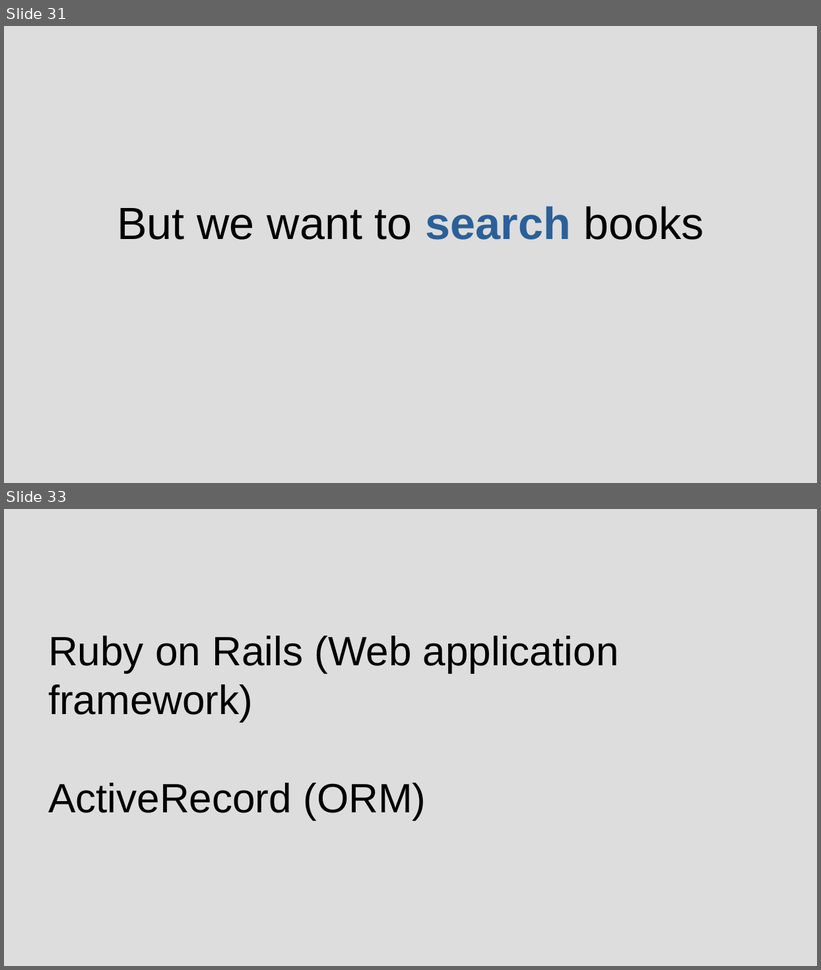
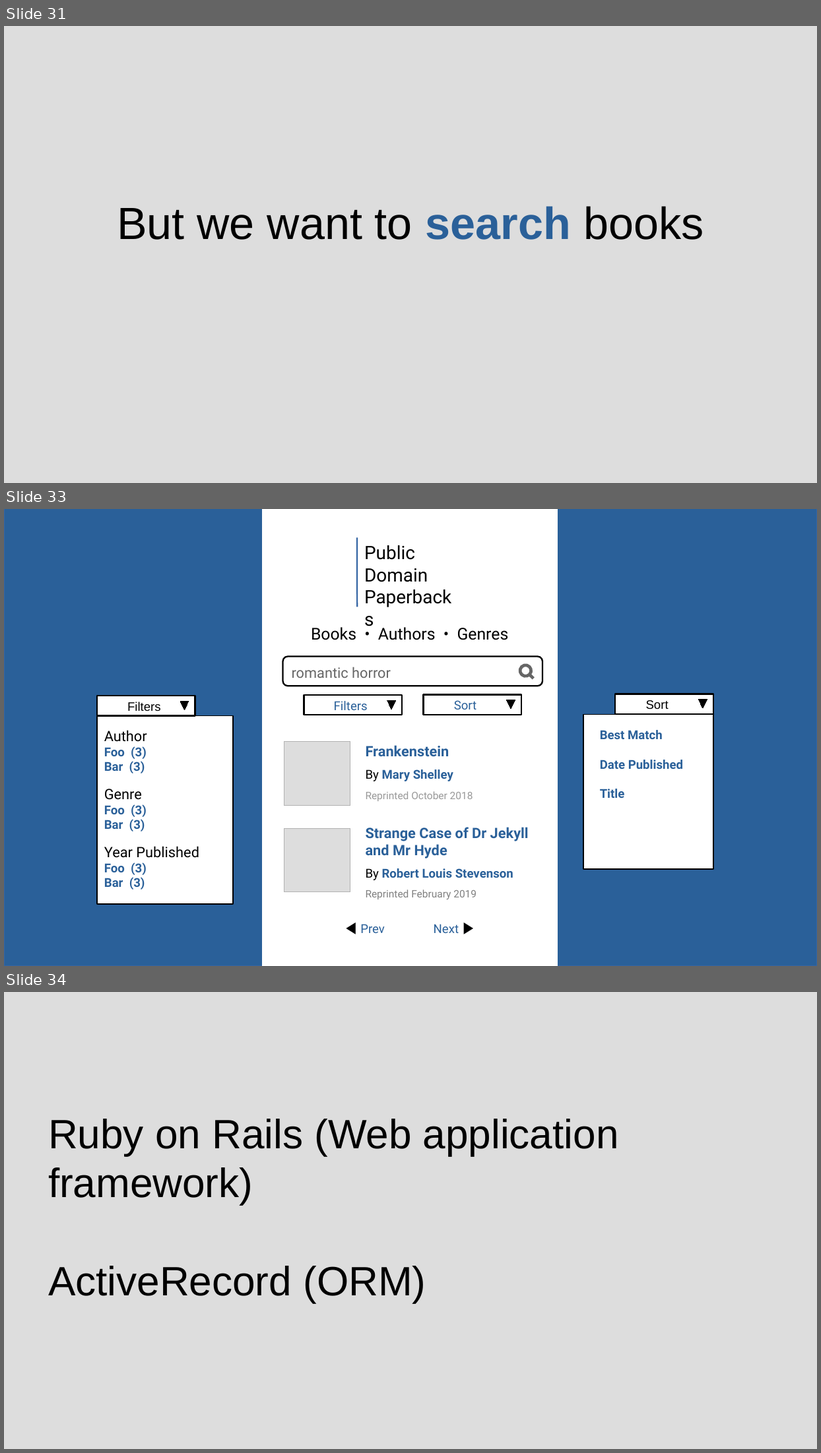
Before and after one commit to chriscressman/architecting-a-search-feature, a slide deck: presentation.odp. Shown one above the other, each under a label of ours: slides 31 and 33 before the commit, slides 31, 33 and 34 after it; the slides between them are not shown. The pictures are 821x970 and 821x1453 pixels, drawn with LibreOffice and Linux fonts; fonts in the diff are those of the drawing. Boxes give left, top, right and bottom in pixels: in the first picture for what was removed or moved away, otherwise in the second. Text is boxed around its words. In the diff, an @@ line names an element or a change of style, - is before the commit and + after.

Commit message:
update presentation slides

```diff
--- a/presentation.odp
+++ b/presentation.odp
@@ slide 33 added at [4,509,817,966], background #DDDDDD @@
@@ rectangle added at [4,509,817,966], fill #2A6099, outline #3465A4 0 pt @@
@@ rectangle added at [262,509,557,966], fill #FFFFFF, outline #FFFFFF 0 pt @@
@@ line added from (358, 538) to (358, 607), #3465A4 1.45 pt @@
@@ text added at [364,545,428,582], 18 pt, text #000000 @@
+Public
+Domain
+Paperbacks
@@ text added at [311,627,509,640], 16 pt, text #000000 @@
+Books • Authors • Genres
@@ rounded rectangle added at [283,657,543,686], fill #FFFFFF, outline #000000 1.5 pt @@
@@ text added at [292,667,391,678], 14 pt, text #666666 @@
+romantic horror
@@ ellipse added at [518,663,534,679], fill #FFFFFF, outline #666666 3 pt @@
@@ line added from (529, 675) to (534, 679), #666666 3 pt @@
@@ rectangle added at [304,695,403,715], fill #FFFFFF, outline #000000 1.45 pt @@
@@ text added at [334,701,368,710], 12 pt, text #2A6099 @@
+Filters
@@ triangle added at [387,701,396,710], fill #000000, outline #000000 0 pt @@
@@ rectangle added at [423,695,521,715], fill #FFFFFF, outline #000000 1.45 pt @@
@@ text added at [454,700,477,710], 12 pt, text #2A6099 @@
+Sort
@@ triangle added at [506,700,515,709], fill #000000, outline #000000 0 pt @@
@@ rectangle added at [284,742,350,805], fill #DDDDDD, outline #B2B2B2 0 pt @@
@@ text added at [366,745,453,782], 10 pt, text #2A6099, bold @@
+Frankenstein
+By Mary Shelley
+Reprinted October 2018
@@ group added at [583,694,714,870]: 2 rectangles, 2 texts, 1 triangle @@
+Sort
+Best Match
+Date Published
+Title
@@ rectangle added at [284,829,350,892], fill #DDDDDD, outline #B2B2B2 0 pt @@
@@ text added at [366,827,529,900], 14 pt, text #2A6099, bold @@
+Strange Case of Dr Jekyll and Mr Hyde
+By Robert Louis Stevenson
+Reprinted February 2019
@@ group added at [97,696,233,904]: 10 texts, 2 rectangles, 1 triangle @@
+Filters
+Author
+Foo (3)
+Bar (3)
+Genre
+Foo (3)
+Bar (3)
+Year Published
+Foo (3)
+Bar (3)
@@ text added at [360,924,459,933], 12 pt, text #2A6099 @@
+◀ Prev Next ▶
@@ what was slide 33 is now slide 34 @@
```
Also in this commit, not shown: 5 other slides added, 4 slides removed.
